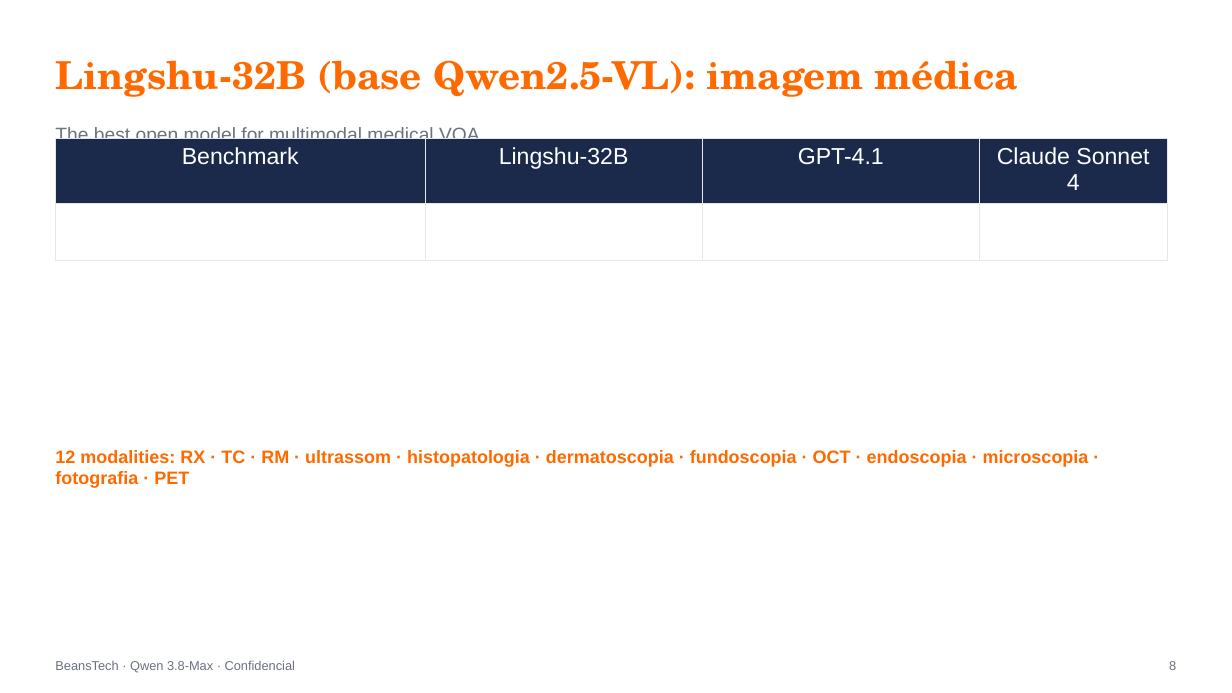
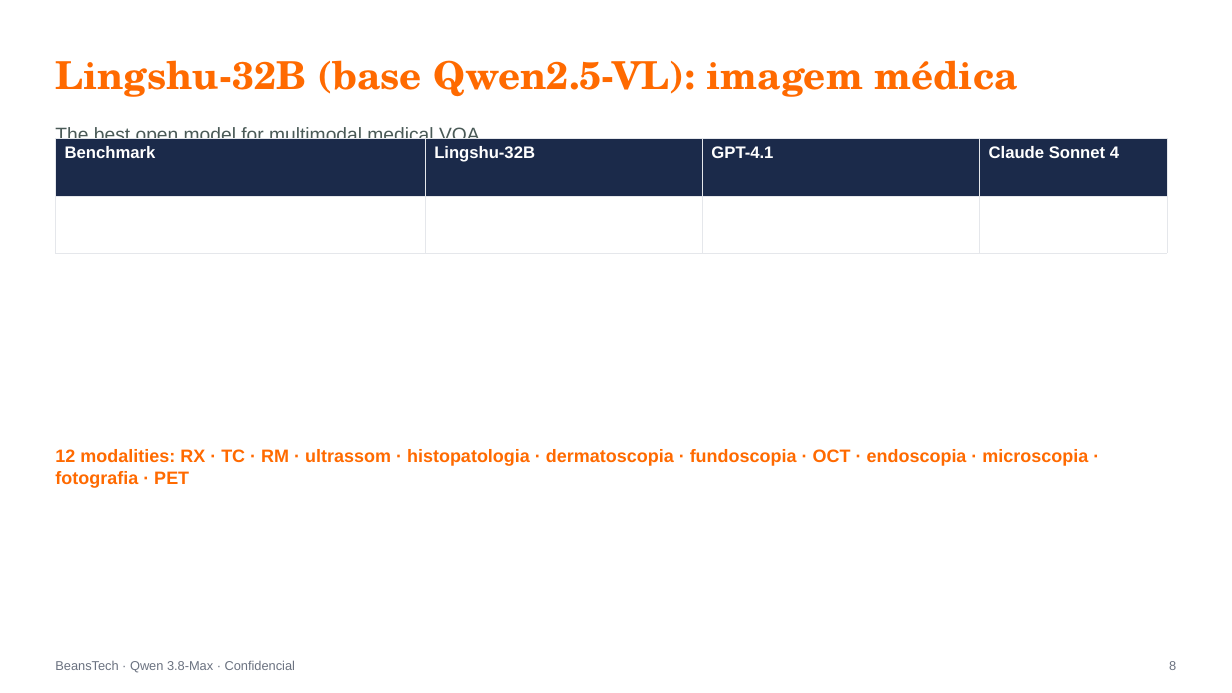
Before and after one commit to beanstechhub/healthtech-infra, a slide deck: slide 8 of apresentacoes/Qwen_Medicina_Eric_EN.pptx. Drawn at 1232x693 pixels with LibreOffice and Linux fonts; fonts in the diff are those of the drawing. Boxes give left, top, right and bottom in pixels: in the first picture for what was removed or moved away, otherwise in the second. Text is boxed around its words. In the diff, an @@ line names an element or a change of style, - is before the commit and + after.

```diff
--- a/apresentacoes/Qwen_Medicina_Eric_EN.pptx
+++ b/apresentacoes/Qwen_Medicina_Eric_EN.pptx
@@ text "The best open model for ..." at box(55, 126, 480, 145): text colour #6B7280 to #4A5A57 @@
@@ table at box(55, 139, 1167, 231) @@
@@ size 18 to 13 pt, bold on @@
@@ alignment centre to left @@
@@ borders changed @@
```
Also in this commit, not shown: 6 other slides changed, 10 other files.
